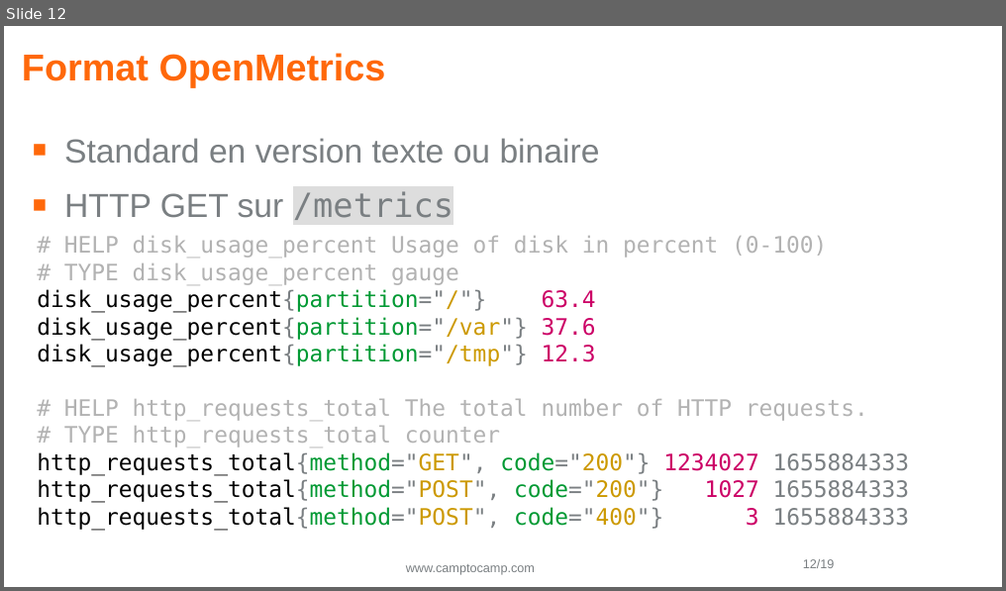
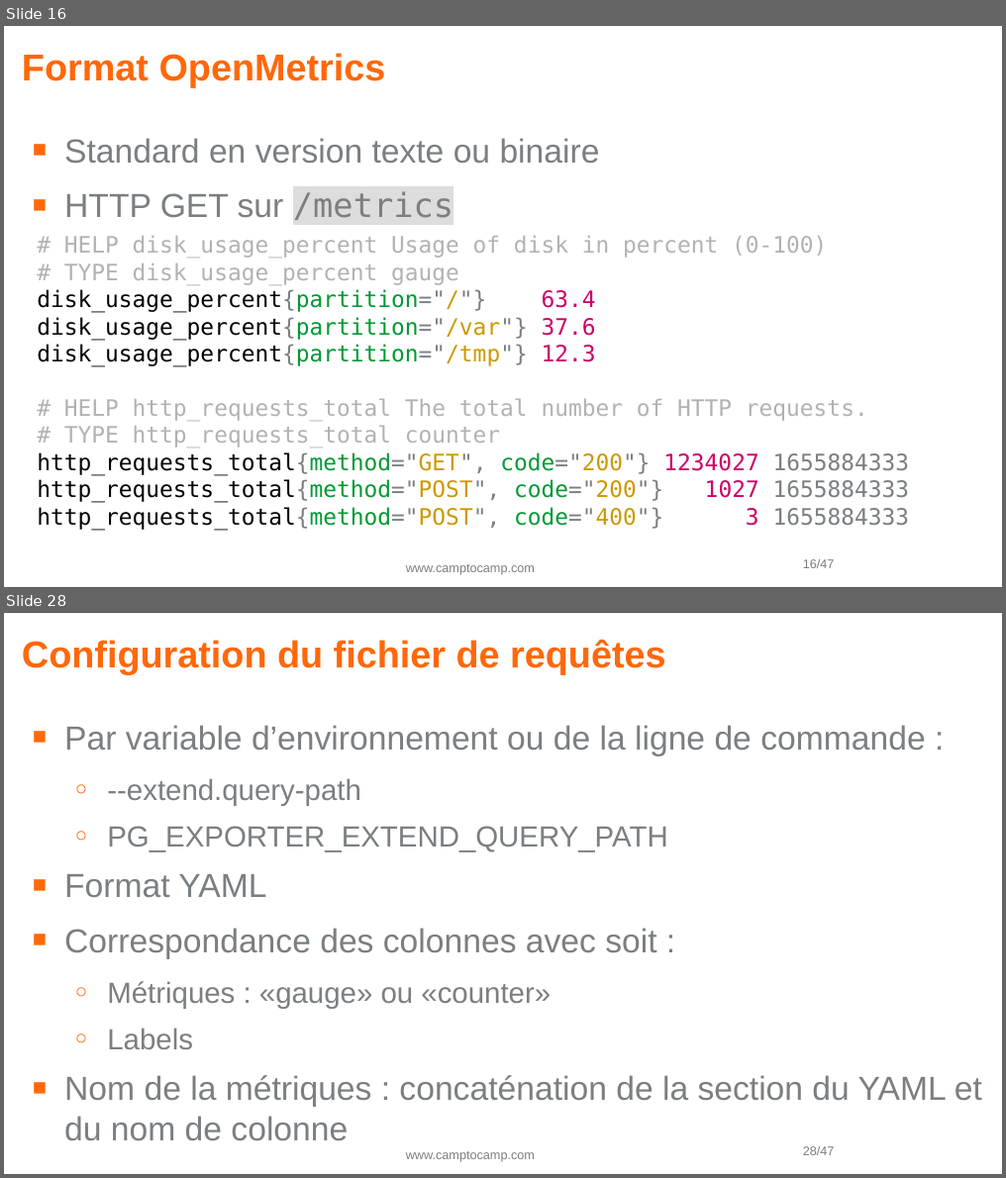
Before and after one commit to Vampouille/demo-prometheus-postgres, a slide deck: pgday2.odp. Shown one above the other, each under a label of ours: slide 12 before the commit, slides 16 and 28 after it; the slides between them are not shown. The pictures are 1006x591 and 1006x1178 pixels, drawn with LibreOffice and Linux fonts; fonts in the diff are those of the drawing; background and template pictures are left out. Boxes give left, top, right and bottom in pixels: in the first picture for what was removed or moved away, otherwise in the second. Text is boxed around its words. In the diff, an @@ line names an element or a change of style, - is before the commit and + after.

```diff
--- a/pgday2.odp
+++ b/pgday2.odp
@@ slide 28 added at box(4, 613, 1002, 1174), background #FFFFFF; not listed: 2 template elements that a slide beside it also shows @@
@@ title added at box(22, 639, 666, 675), 29.8 pt, text #FF680A, bold @@
+Configuration du fichier de requêtes
@@ text added at box(64, 725, 982, 1107), 26.5 pt, text #7A7F82 @@
+■ Par variable d’environnement ou de la ligne de commande :
+  ○ --extend.query-path
+  ○ PG_EXPORTER_EXTEND_QUERY_PATH
+■ Format YAML
+■ Correspondance des colonnes avec soit :
+  ○ Métriques : «gauge» ou «counter»
+  ○ Labels
+■ Nom de la métriques : concaténation de la section du YAML et du nom de colonne
@@ what was slide 12 is now slide 16 @@
@@ page number at box(803, 560, 835, 569): text changed @@
-12/19
+16/47
```
Also in this commit, not shown: 6 slides changed, 28 other slides added, 1 slide removed, 2 other files.
